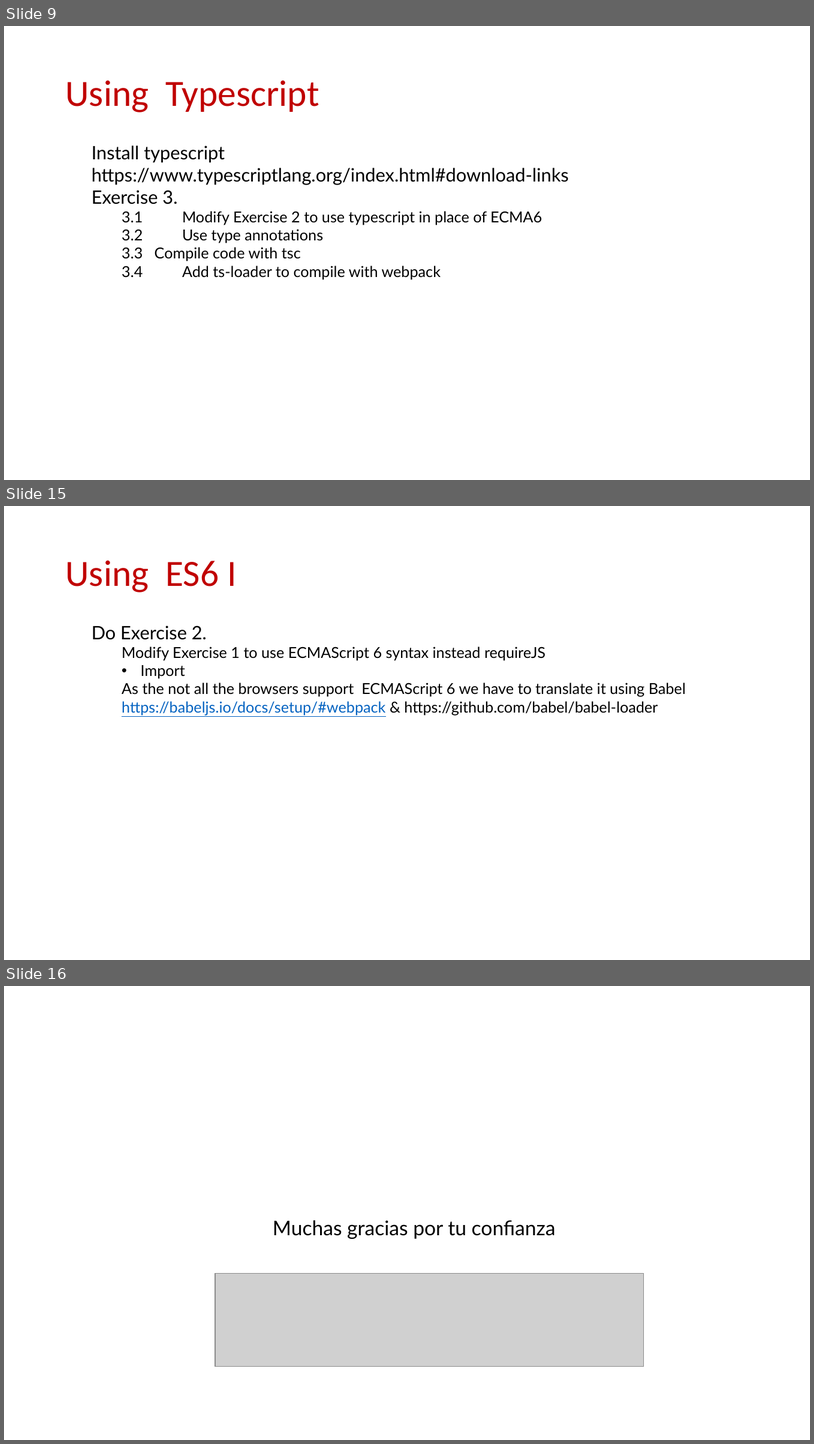
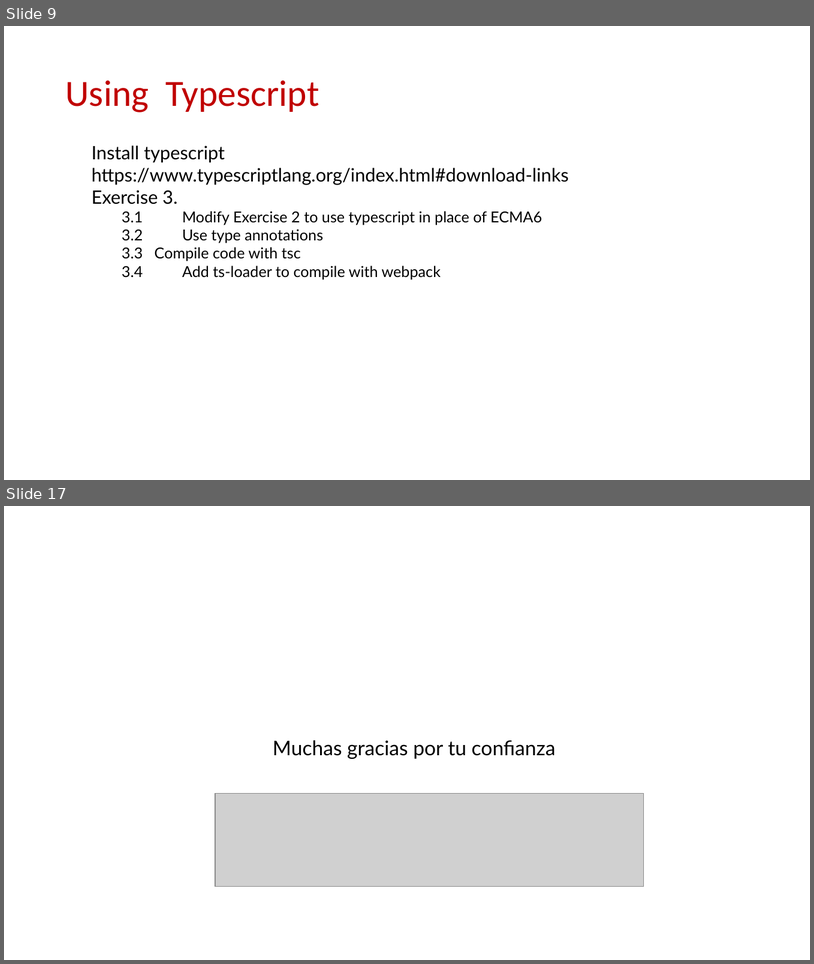
Before and after one commit to Robert-Freire/movie-browser, a slide deck: resume.pptx. Shown one above the other, each under a label of ours: slides 9, 15 and 16 before the commit, slides 9 and 17 after it; the slides between them are not shown. The pictures are 814x1444 and 814x964 pixels, drawn with LibreOffice and Linux fonts; fonts in the diff are those of the drawing; grey boxes stand for pictures; background and template pictures are left out. Boxes give left, top, right and bottom in pixels: in the first picture for what was removed or moved away, otherwise in the second. Text is boxed around its words. In the diff, an @@ line names an element or a change of style, - is before the commit and + after.

```diff
--- a/resume.pptx
+++ b/resume.pptx
@@ slide 15 removed at (4,506,810,960), background #FFFFFF @@
@@ title removed at (65,560,236,592) @@
-Using ES6 I
@@ text removed at (92,625,686,715) @@
-Do Exercise 2.
-  Modify Exercise 1 to use ECMAScript 6 syntax instead requireJS
-  • Import
-  As the not all the browsers support ECMAScript 6 we have to translate it using Babel
-  https://babeljs.io/docs/setup/#webpack & https://github.com/babel/babel-loader
@@ what was slide 16 is now slide 17 @@
```
Also in this commit, not shown: 1 slide changed, 6 slides added, 4 other slides removed, 14 other files.
